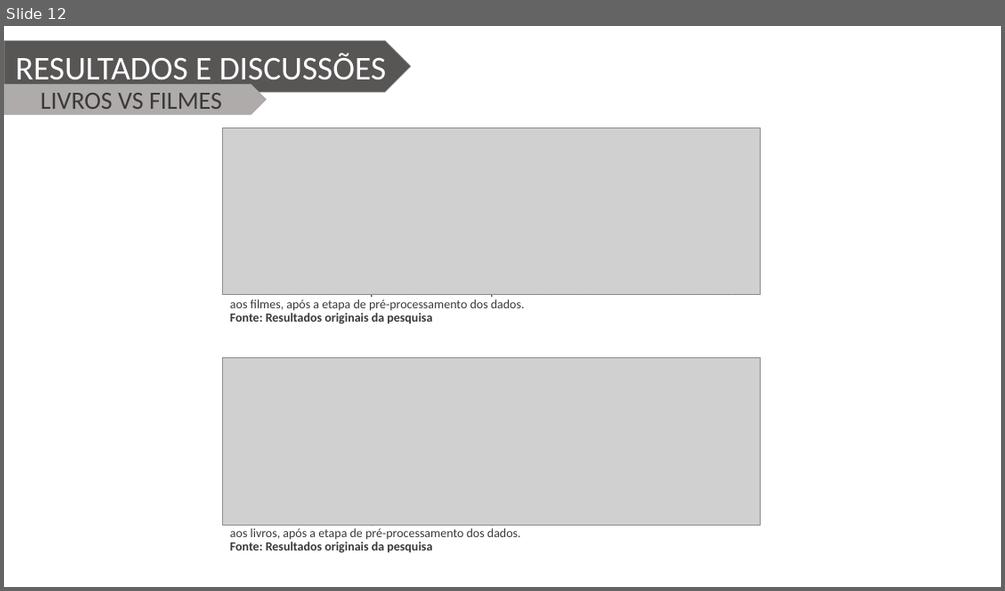
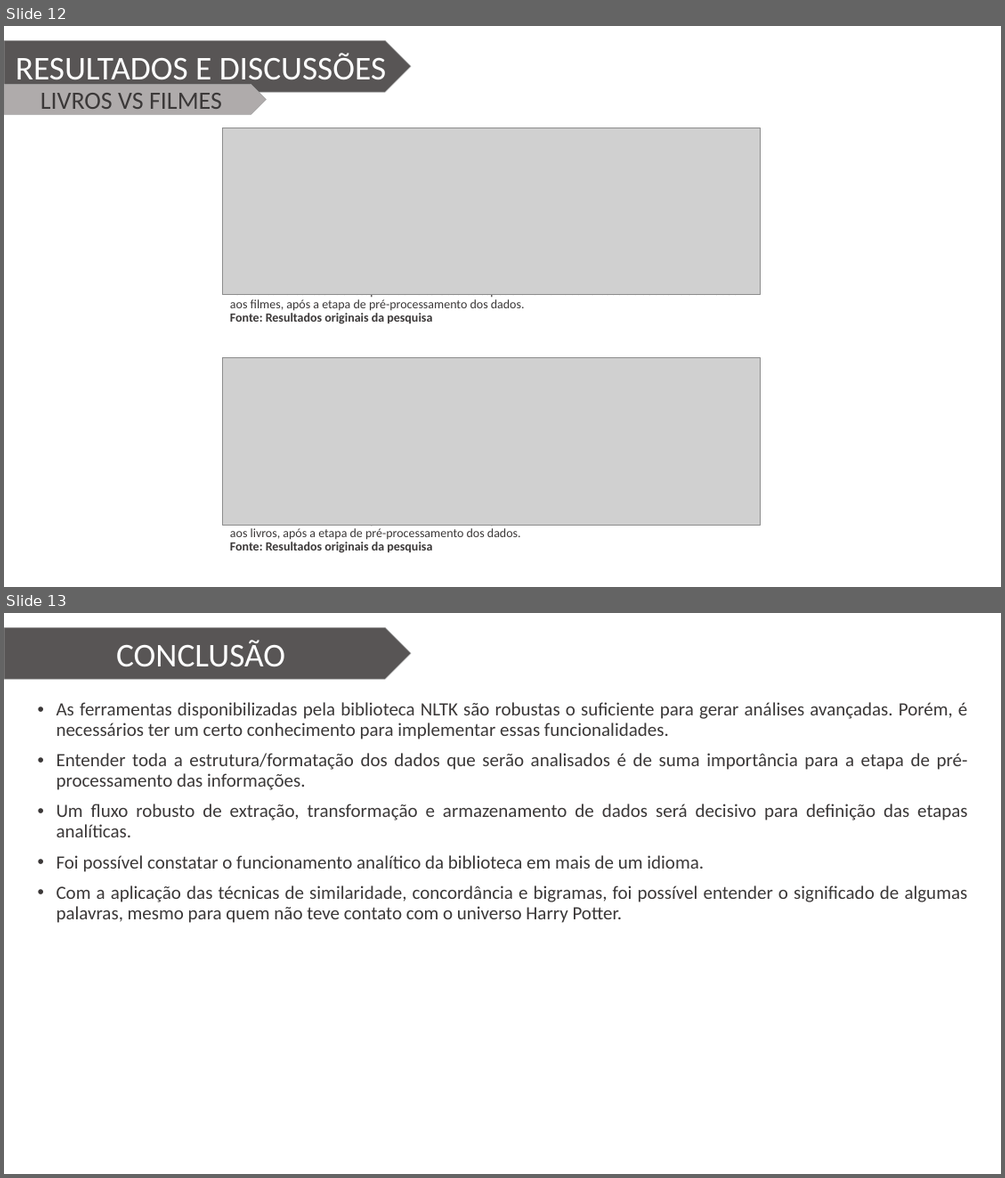
Before and after one commit to Wiryco/Natural-Language-Analysis-And-Processing, a slide deck: Apresentação/Apresentação TCC - Vinícius Andrade Lopes.pptx. Shown one above the other, each under a label of ours: slide 12 before the commit, slides 12 and 13 after it. The pictures are 1005x591 and 1005x1178 pixels, drawn with LibreOffice and Linux fonts; fonts in the diff are those of the drawing; grey boxes stand for pictures; background and template pictures are left out. Boxes give left, top, right and bottom in pixels: in the first picture for what was removed or moved away, otherwise in the second. Text is boxed around its words. In the diff, an @@ line names an element or a change of style, - is before the commit and + after.

Commit message:
Etapa de ajuste final

```diff
--- a/Apresentação/Apresentação TCC - Vinícius Andrade Lopes.pptx
+++ b/Apresentação/Apresentação TCC - Vinícius Andrade Lopes.pptx
@@ slide 13 added at [4,613,1001,1174], background picture (left out) @@
@@ pentagon arrow added at [4,627,411,679], fill #3B3838 at 85% opacity, outline #A5A5A5 0.5 pt, 32 pt, text #FFFFFF @@
+CONCLUSÃO
@@ text added at [57,702,968,923], 18 pt, text #3B3838 @@
+• As ferramentas disponibilizadas pela biblioteca NLTK são robustas o suficiente para gerar análises avançadas. Porém, é necessários ter um certo conhecimento para implementar essas funcionalidades.
+• Entender toda a estrutura/formatação dos dados que serão analisados é de suma importância para a etapa de pré-processamento das informações.
+• Um fluxo robusto de extração, transformação e armazenamento de dados será decisivo para definição das etapas analíticas.
+• Foi possível constatar o funcionamento analítico da biblioteca em mais de um idioma.
+• Com a aplicação das técnicas de similaridade, concordância e bigramas, foi possível entender o significado de algumas palavras, mesmo para quem não teve contato com o universo Harry Potter.
```
Also in this commit, not shown: 8 slides changed.
